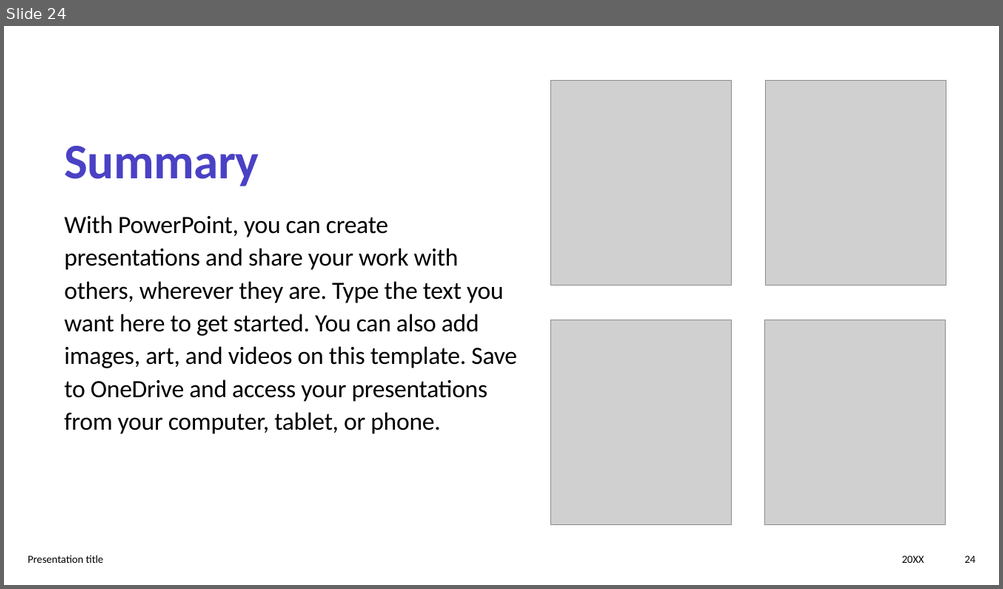
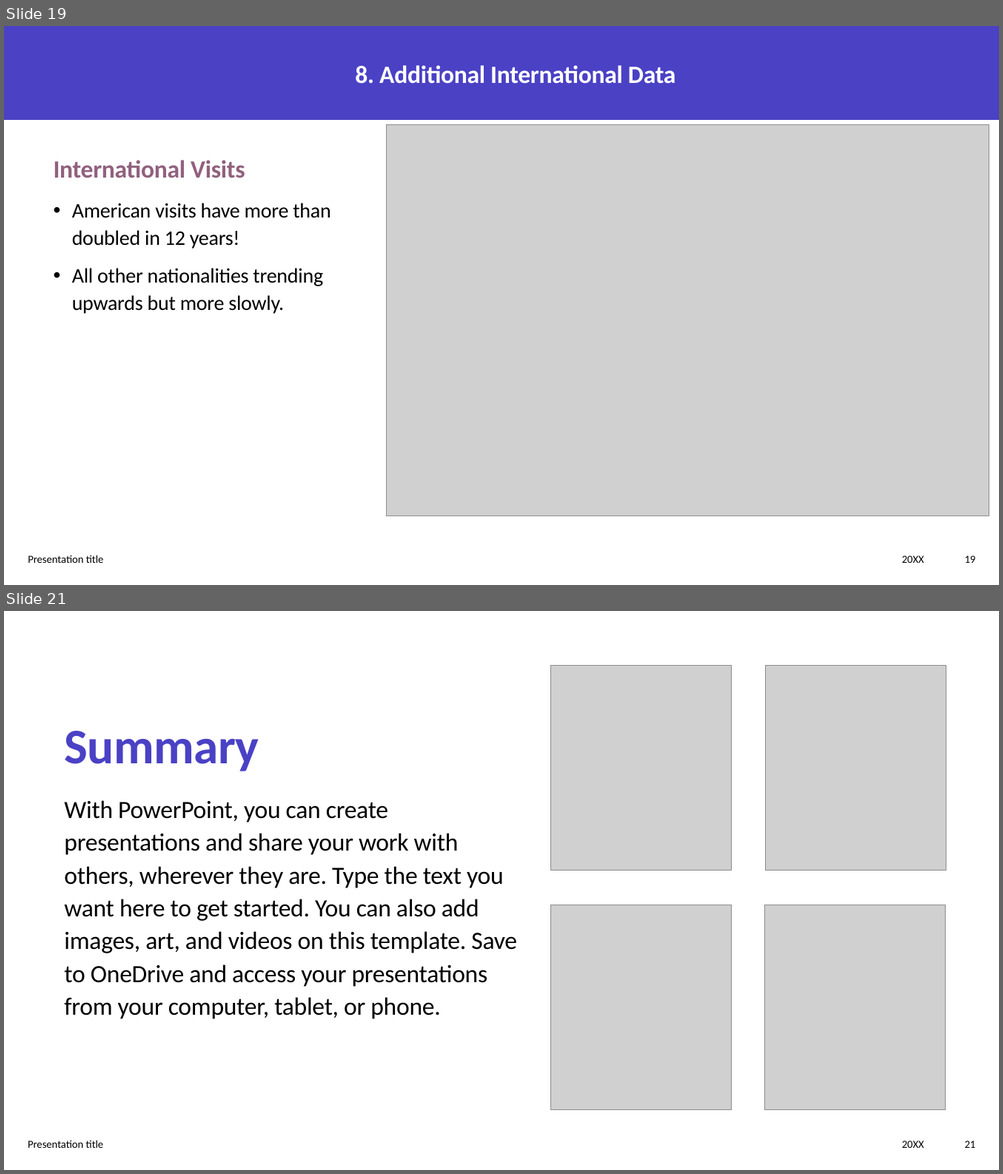
Before and after one commit to neilplenderleith/final_project_visit_scotland, a slide deck: Presentation/final_project_presentation.pptx. Shown one above the other, each under a label of ours: slide 24 before the commit, slides 19 and 21 after it; the slides between them are not shown. The pictures are 1003x589 and 1003x1174 pixels, drawn with LibreOffice and Linux fonts; fonts in the diff are those of the drawing; grey boxes stand for pictures. Boxes give left, top, right and bottom in pixels: in the first picture for what was removed or moved away, otherwise in the second. Text is boxed around its words. In the diff, an @@ line names an element or a change of style, - is before the commit and + after.

```diff
--- a/Presentation/final_project_presentation.pptx
+++ b/Presentation/final_project_presentation.pptx
@@ slide 19 added at <box>4,26,999,585</box>, background #FFFFFF @@
@@ rectangle added at <box>4,26,999,120</box>, fill #4A41C5 @@
@@ title added at <box>355,65,676,84</box>, 24 pt, text #FFFFFF, bold @@
+8. Additional International Data
@@ picture added at <box>386,125,988,516</box> @@
@@ text added at <box>54,160,244,178</box>, 24 pt, text #92617E, bold @@
+International Visits
@@ text added at <box>72,203,330,314</box>, 20 pt, text #000000 @@
+• American visits have more than doubled in 12 years!
+• All other nationalities trending upwards but more slowly.
@@ text added at <box>28,555,104,563</box>, 10.5 pt, text #000000 @@
+Presentation title
@@ text added at <box>902,556,924,563</box>, 10.5 pt, text #000000 @@
+20XX
@@ page number added at <box>965,556,976,563</box>, 10.5 pt, text #000000 @@
+19
@@ what was slide 24 is now slide 21 @@
@@ page number at <box>965,1141,976,1148</box>: text changed @@
-24
+21
```
Also in this commit, not shown: 3 slides changed, 4 other slides added, 2 other files.
